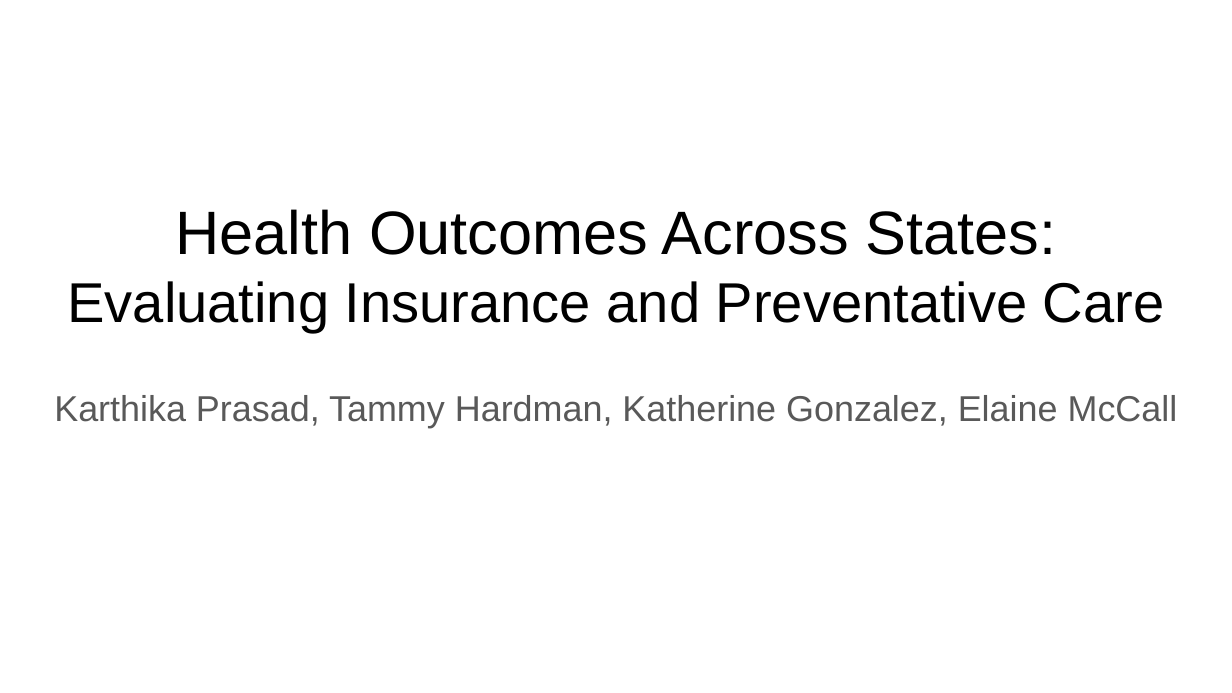
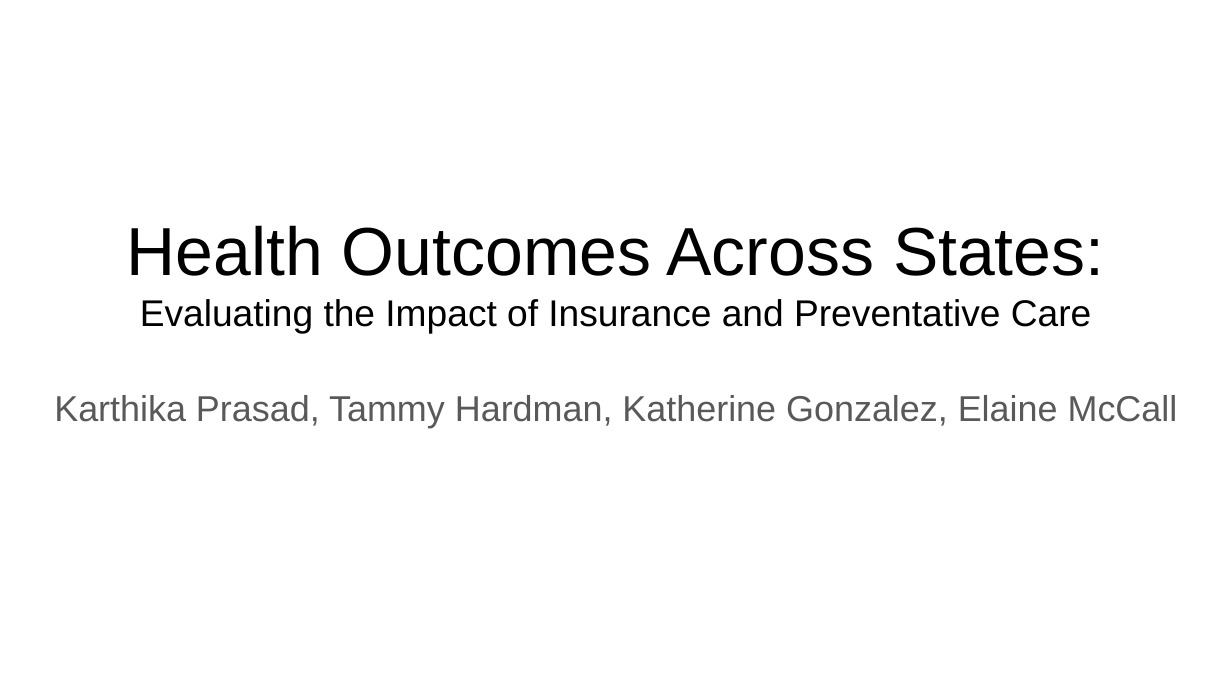
Before and after one commit to redpandata19/Project_1_Team_5, a slide deck: slide 1 of Project 1 Group 5 slides.pptx. Drawn at 1232x693 pixels with LibreOffice and Linux fonts; fonts in the diff are those of the drawing. Boxes give left, top, right and bottom in pixels: in the first picture for what was removed or moved away, otherwise in the second. Text is boxed around its words. In the diff, an @@ line names an element or a change of style, - is before the commit and + after.

```diff
--- a/Project 1 Group 5 slides.pptx
+++ b/Project 1 Group 5 slides.pptx
@@ title at box(127, 225, 1104, 333): text changed; size 32.8 to 21.8 pt @@
-Health Outcomes Across States: Evaluating Insurance and Preventative Care
+Health Outcomes Across States: Evaluating the Impact of Insurance and Preventative Care
```
Also in this commit, not shown: 8 other slides changed, 7 slides added, 9 slides removed.
